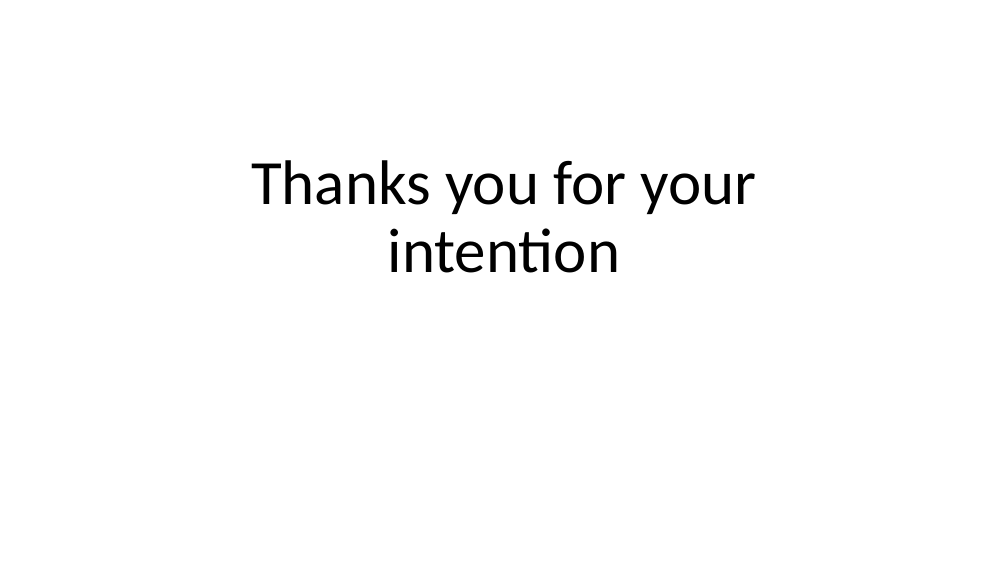
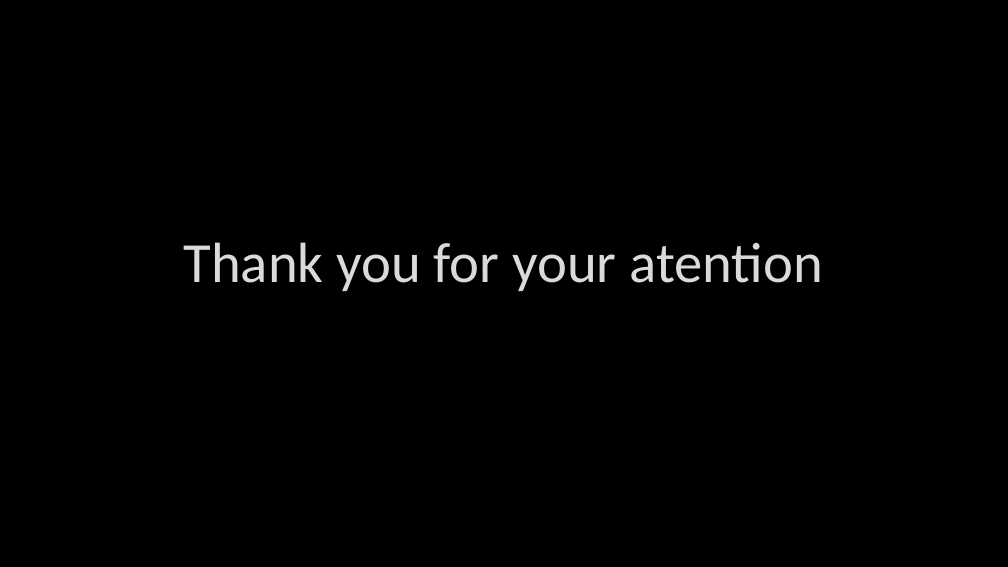
Before and after one commit to ElliotGerard123/FaceRecognition, a slide deck: slide 14 of First approach.pptx. Drawn at 1008x567 pixels with LibreOffice and Linux fonts; fonts in the diff are those of the drawing; background and template pictures are left out. Boxes give left, top, right and bottom in pixels: in the first picture for what was removed or moved away, otherwise in the second. Text is boxed around its words. In the diff, an @@ line names an element or a change of style, - is before the commit and + after.

```diff
--- a/First approach.pptx
+++ b/First approach.pptx
@@ background #FFFFFF to picture (left out) @@
@@ title at <box>183,242,824,291</box>: text changed; size 60 to 54 pt; text colour #000000 to #DADADA @@
-Thanks you for your intention
+Thank you for your atention
```
Also in this commit, not shown: 11 other slides changed, 2 slides added, 2 slides removed.
